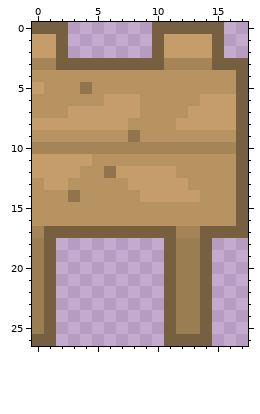
Pixel-art sprite: resources/images/entities/wooden-fence-right-end.png. Above: the version before the commit.
The file is 18x27 pixels. Colours within 5 levels of each other are drawn and written as one.
After the commit:
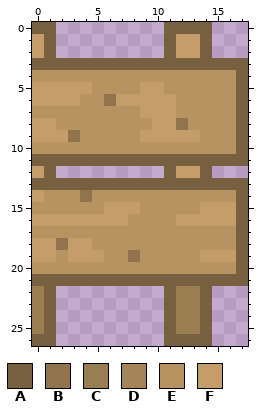
Palette (. is transparent): A #77603f  B #91734d  C #9b7d52  D #a58557  E #b79361  F #c49d6a
Changes in this commit:
Changed rows in their new state; - is an unchanged pixel.
first column x 0:
 0 --.-------.----.--
 1 -A.-------.A--A.--
 2 -A.-------.A--A.--
 3 AA---------AAAA---
 5 -FFFF----FF-------
 6 FFFF--B--FFF--EEE-
 7 ---EEEEEEFFF-EEEE-
 8 --EEEEEE--FFBEEEE-
 9 FFFB----EFFFFF----
10 EEEEEEEEEEEEEEEEE-
11 AAAAAAAAAAAAAAAAA-
12 -A.........AFFA...
13 AAAAAAAAAAAAAAAAA-
14 F--EB----EEEEE----
15 ------FFF-----FFF-
16 FFFFFFFF----FFFFF-
17 EEEEEEEEEEEEEEEEE-
18 FFBFFEEEEEEEEEEEEA
19 FFEFFFEEBEEEEEFFFA
20 EEEEEEEEEEEEEEEEEA
21 A-AAAAAAAAA-AA-AAA
Where, in picture pixels (left, top, right, bottom), the same in both pictures:
changed: (32, 22, 248, 286)
